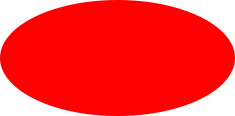
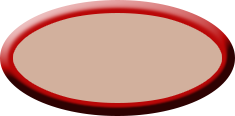
Layers edited between the first and the second (235, 116) image:
painted on "Ellipse 1" over [0, 0, 235, 116]
